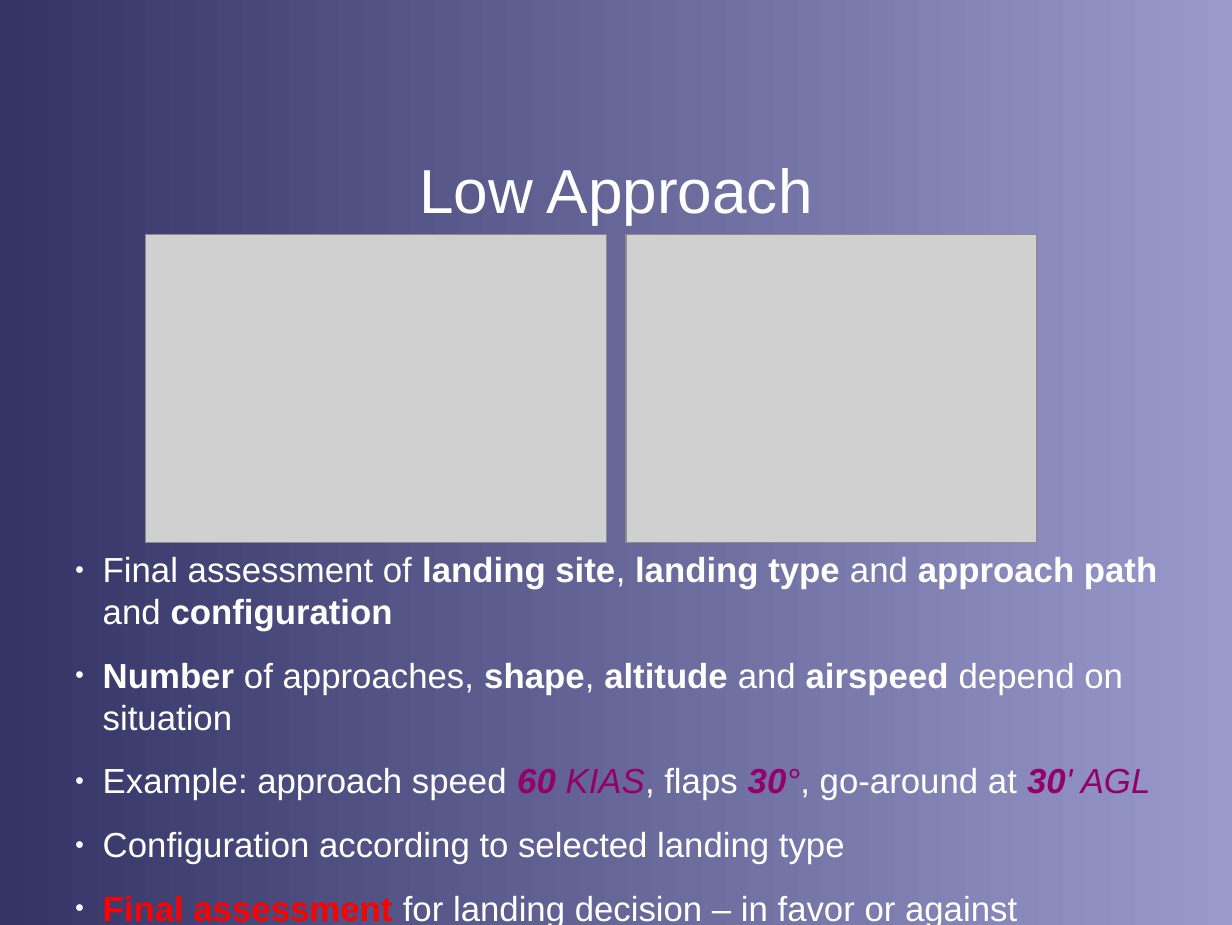
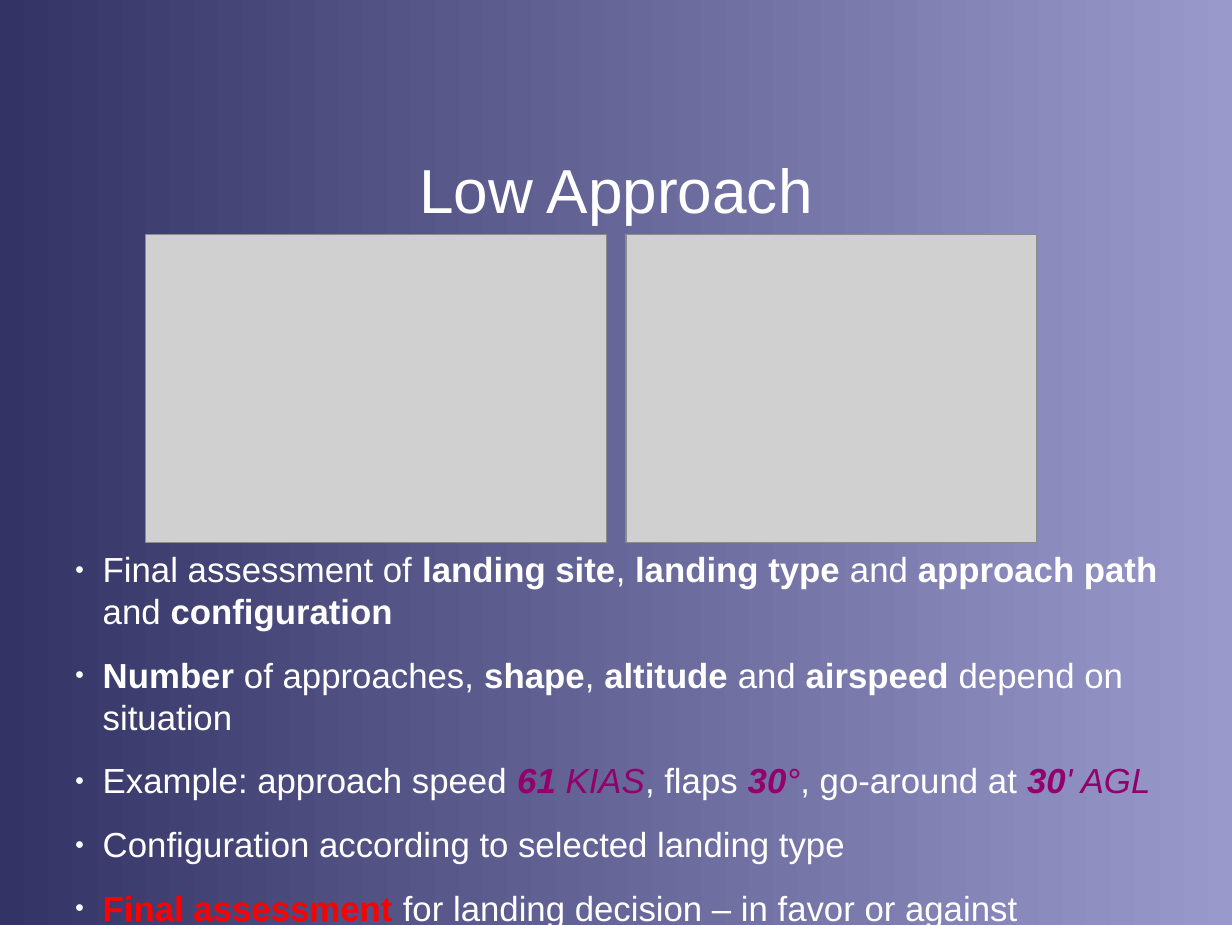
Before and after one commit to stephanheinemann/flight, a slide deck: slide 8 of FI/PrecautionaryLanding/PrecautionaryLanding.odp. Drawn at 1232x925 pixels with LibreOffice and Linux fonts; fonts in the diff are those of the drawing; grey boxes stand for pictures; background and template pictures are left out. Boxes give left, top, right and bottom in pixels: in the first picture for what was removed or moved away, otherwise in the second. Text is boxed around its words. In the diff, an @@ line names an element or a change of style, - is before the commit and + after.

```diff
--- a/FI/PrecautionaryLanding/PrecautionaryLanding.odp
+++ b/FI/PrecautionaryLanding/PrecautionaryLanding.odp
@@ text at box(103, 768, 1151, 800): text changed @@
-● Example: approach speed 60 KIAS, flaps 30°, go-around at 30' AGL
+● Example: approach speed 61 KIAS, flaps 30°, go-around at 30' AGL
```
Also in this commit, not shown: 2 other slides changed, 1 other file.
